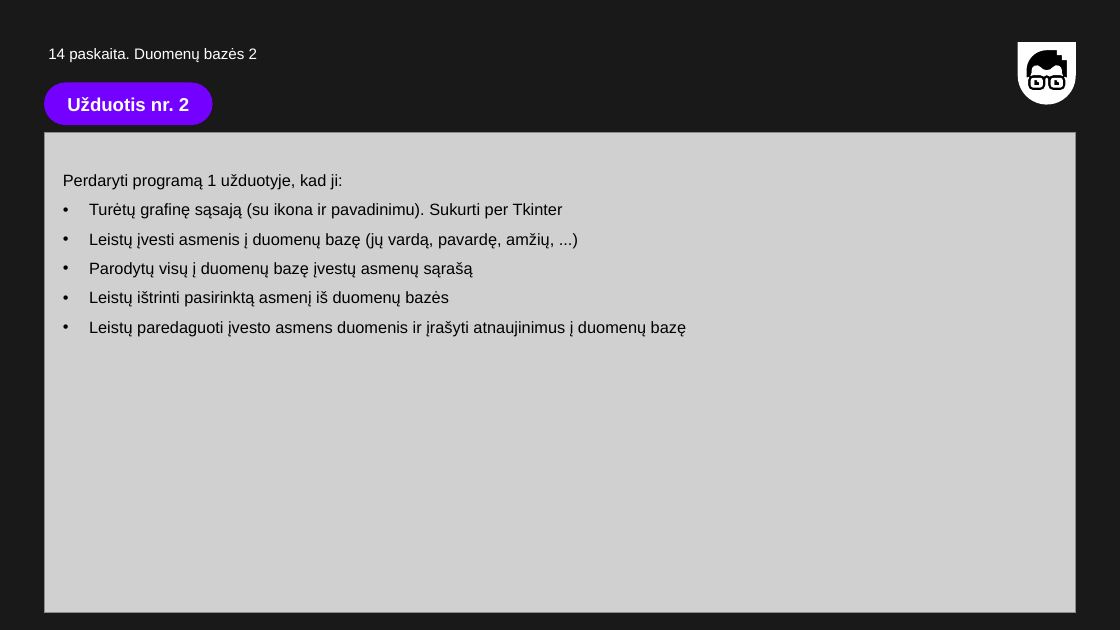
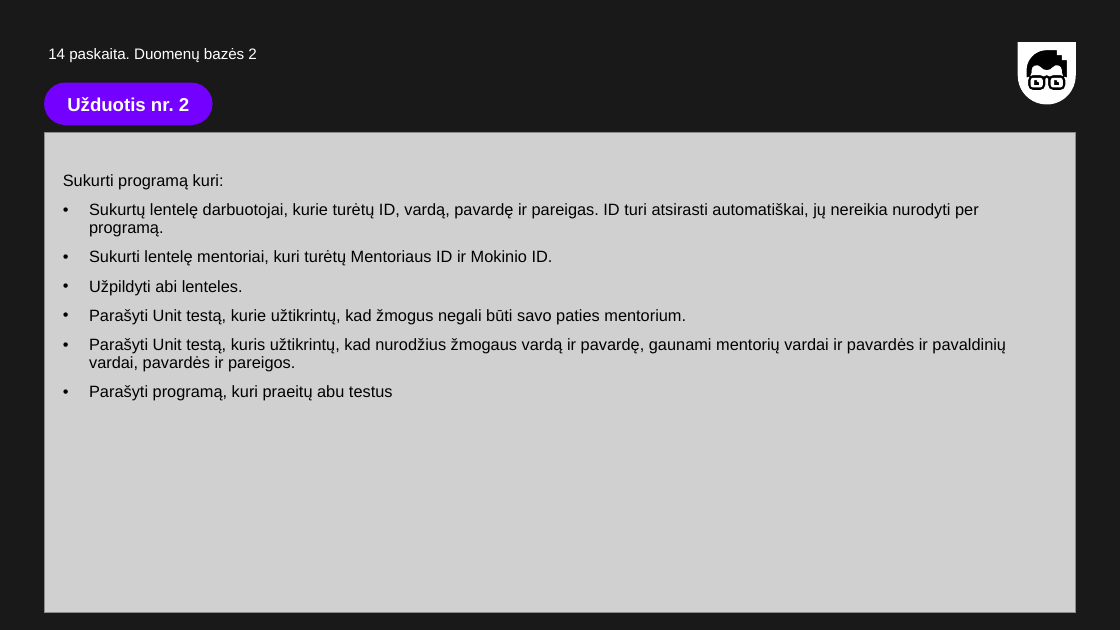
Before and after one commit to MantsSk/CA_Python, a slide deck: slide 15 of Skaidres/13_paskaita (Duomenų bazės 2).pptx. Drawn at 1120x630 pixels with LibreOffice and Linux fonts; fonts in the diff are those of the drawing; grey boxes stand for pictures. Boxes give left, top, right and bottom in pixels: in the first picture for what was removed or moved away, otherwise in the second. Text is boxed around its words. In the diff, an @@ line names an element or a change of style, - is before the commit and + after.

```diff
--- a/Skaidres/13_paskaita (Duomenų bazės 2).pptx
+++ b/Skaidres/13_paskaita (Duomenų bazės 2).pptx
@@ text at (x1=63, y1=174, x2=1006, y2=401): text changed @@
-Perdaryti programą 1 užduotyje, kad ji:
-• Turėtų grafinę sąsają (su ikona ir pavadinimu). Sukurti per Tkinter
-• Leistų įvesti asmenis į duomenų bazę (jų vardą, pavardę, amžių, ...)
-• Parodytų visų į duomenų bazę įvestų asmenų sąrašą
-• Leistų ištrinti pasirinktą asmenį iš duomenų bazės
-• Leistų paredaguoti įvesto asmens duomenis ir įrašyti atnaujinimus į duomenų bazę
+Sukurti programą kuri:
+• Sukurtų lentelę darbuotojai, kurie turėtų ID, vardą, pavardę ir pareigas. ID turi atsirasti automatiškai, jų nereikia nurodyti per programą.
+• Sukurti lentelę mentoriai, kuri turėtų Mentoriaus ID ir Mokinio ID.
+• Užpildyti abi lenteles.
+• Parašyti Unit testą, kurie užtikrintų, kad žmogus negali būti savo paties mentorium.
+• Parašyti Unit testą, kuris užtikrintų, kad nurodžius žmogaus vardą ir pavardę, gaunami mentorių vardai ir pavardės ir pavaldinių vardai, pavardės ir pareigos.
+• Parašyti programą, kuri praeitų abu testus
```
Also in this commit, not shown: 15 other slides changed, 5 other files.
